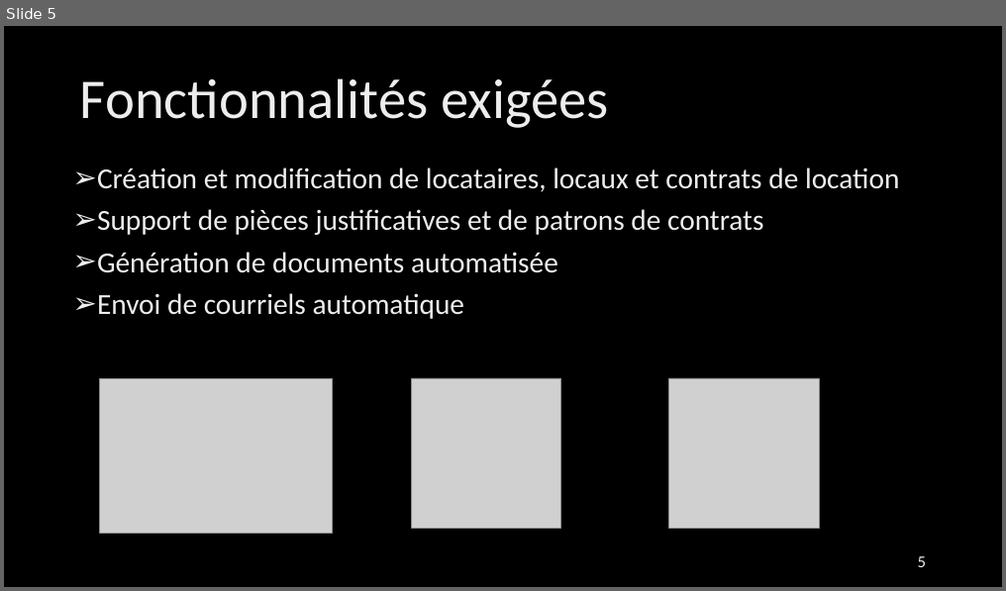
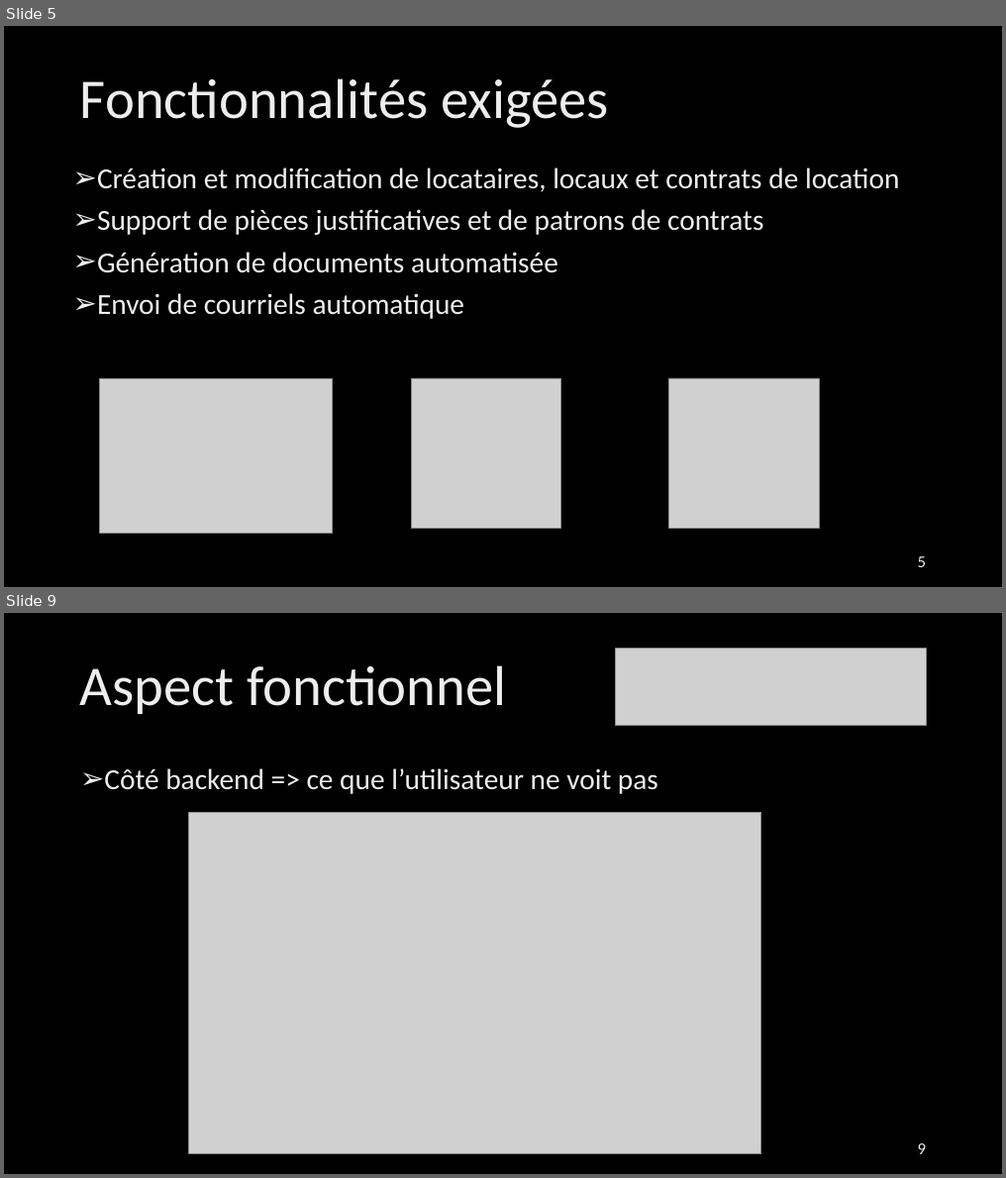
Before and after one commit to cldif/REAM, a slide deck: documents/french presentation.pptx. Shown one above the other, each under a label of ours: slide 5 before the commit, slides 5 and 9 after it; the slides between them are not shown. The pictures are 1006x591 and 1006x1178 pixels, drawn with LibreOffice and Linux fonts; fonts in the diff are those of the drawing; grey boxes stand for pictures; background and template pictures are left out. Boxes give left, top, right and bottom in pixels: in the first picture for what was removed or moved away, otherwise in the second. Text is boxed around its words. In the diff, an @@ line names an element or a change of style, - is before the commit and + after.

```diff
--- a/documents/french presentation.pptx
+++ b/documents/french presentation.pptx
@@ slide 9 added at (x1=4, y1=613, x2=1002, y2=1174), background picture (left out) @@
@@ title added at (x1=80, y1=665, x2=506, y2=714), 54 pt, text gradient #BFBFBF to #EDEDED to #FFFFFF @@
+Aspect fonctionnel
@@ picture added at (x1=616, y1=649, x2=927, y2=725) @@
@@ text added at (x1=104, y1=768, x2=658, y2=794), 28 pt, text gradient #BFBFBF to #EDEDED to #FFFFFF @@
+➢ Côté backend => ce que l’utilisateur ne voit pas
@@ picture added at (x1=189, y1=812, x2=761, y2=1155) @@
@@ page number added at (x1=918, y1=1144, x2=926, y2=1155), 16 pt, text gradient #9E9E9E to #EDEDED to #FFFFFF @@
+9
```
Also in this commit, not shown: 1 slide changed, 8 other slides added.
